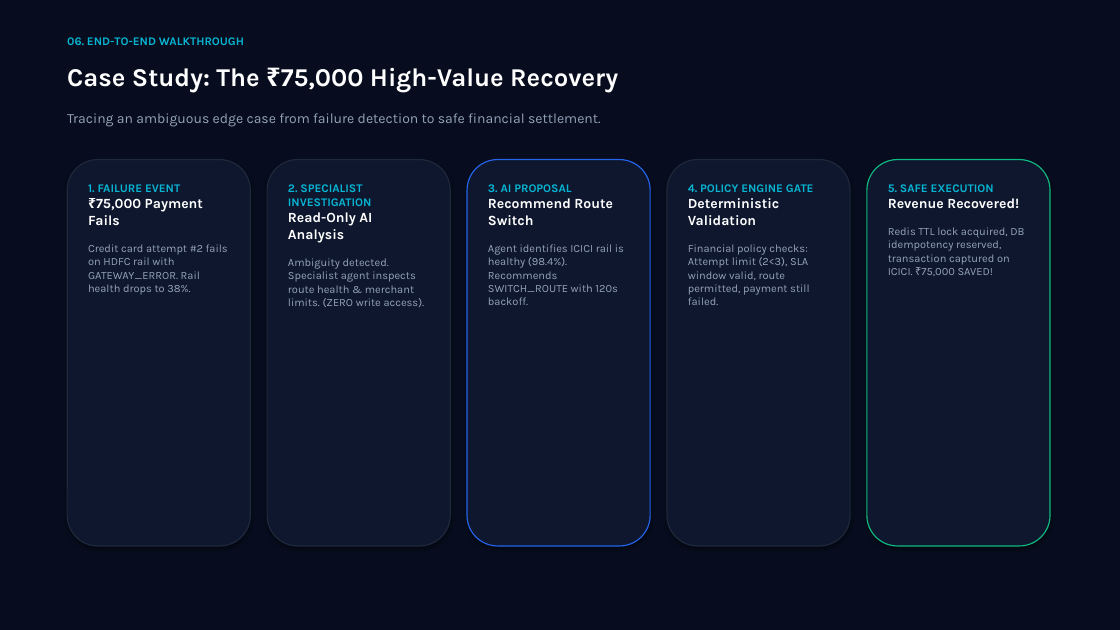
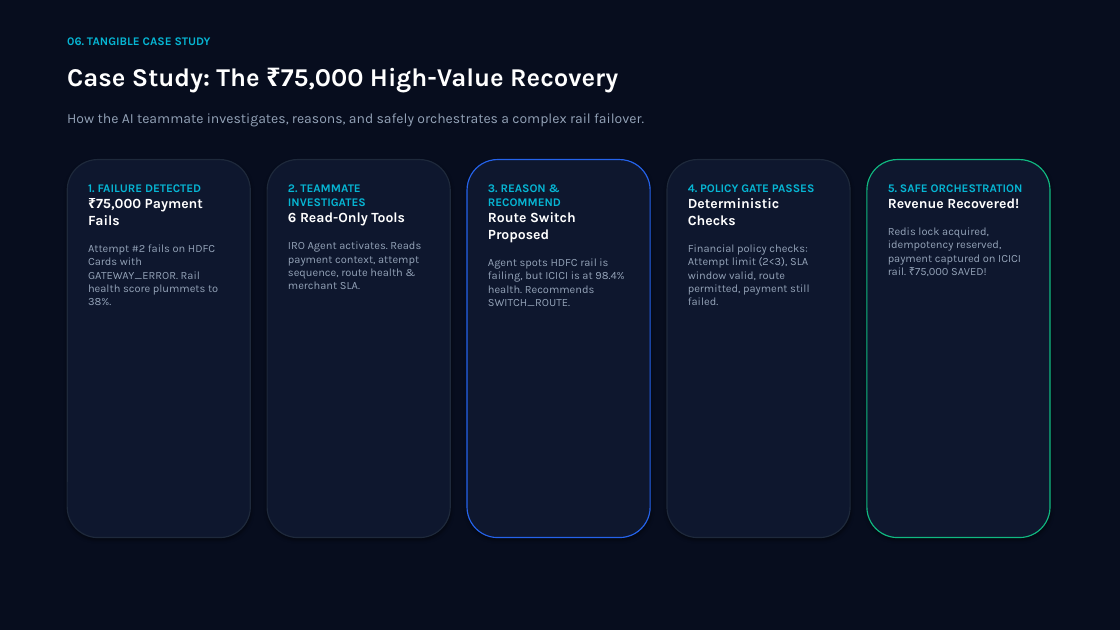
Before and after one commit to omdapke01/intelligent-recovery-orchestrator, a slide deck: slide 7 of IRO_Razorpay_Pitch_Deck.pptx. Drawn at 1120x630 pixels with LibreOffice and Linux fonts; fonts in the diff are those of the drawing. Boxes give left, top, right and bottom in pixels: in the first picture for what was removed or moved away, otherwise in the second. Text is boxed around its words. In the diff, an @@ line names an element or a change of style, - is before the commit and + after.

Commit message:
feat: Repackage IRO pitch deck for Track 3 Autonomous AI Teammates

```diff
--- a/IRO_Razorpay_Pitch_Deck.pptx
+++ b/IRO_Razorpay_Pitch_Deck.pptx
@@ text at [67, 37, 211, 45]: text changed @@
-06. END-TO-END WALKTHROUGH
+06. TANGIBLE CASE STUDY
@@ text at [67, 113, 644, 127]: text changed @@
-Tracing an ambiguous edge case from failure detection to safe financial settlement.
+How the AI teammate investigates, reasons, and safely orchestrates a complex rail failover.
@@ rounded rectangle: place and size @@
-rounded rectangle at [67, 160, 250, 546]
+rounded rectangle at [67, 160, 250, 538]
@@ rounded rectangle: place and size @@
-rounded rectangle at [267, 160, 450, 546]
+rounded rectangle at [267, 160, 450, 538]
@@ rounded rectangle: place and size @@
-rounded rectangle at [467, 160, 650, 546]
+rounded rectangle at [467, 160, 650, 538]
@@ rounded rectangle: place and size @@
-rounded rectangle at [667, 160, 850, 546]
+rounded rectangle at [667, 160, 850, 538]
@@ rounded rectangle: place and size @@
-rounded rectangle at [867, 160, 1050, 546]
+rounded rectangle at [867, 160, 1050, 538]
@@ text at [88, 184, 201, 192]: text changed @@
-1. FAILURE EVENT
+1. FAILURE DETECTED
@@ text at [288, 184, 421, 289]: text changed @@
-2. SPECIALIST INVESTIGATION
-Read-Only AI Analysis
-Ambiguity detected. Specialist agent inspects route health & merchant limits. (ZERO write access).
+2. TEAMMATE INVESTIGATES
+6 Read-Only Tools
+IRO Agent activates. Reads payment context, attempt sequence, route health & merchant SLA.
@@ text at [488, 184, 624, 306]: text changed @@
-3. AI PROPOSAL
-Recommend Route Switch
-Agent identifies ICICI rail is healthy (98.4%). Recommends SWITCH_ROUTE with 120s backoff.
+3. REASON & RECOMMEND
+Route Switch Proposed
+Agent spots HDFC rail is failing, but ICICI is at 98.4% health. Recommends SWITCH_ROUTE.
@@ text at [688, 184, 815, 225]: text changed @@
-4. POLICY ENGINE GATE
-Deterministic Validation
+4. POLICY GATE PASSES
+Deterministic Checks
@@ text at [888, 184, 1023, 192]: text changed @@
-5. SAFE EXECUTION
+5. SAFE ORCHESTRATION
@@ text at [888, 227, 1021, 276]: text changed @@
-Redis TTL lock acquired, DB idempotency reserved, transaction captured on ICICI. ₹75,000 SAVED!
+Redis lock acquired, idempotency reserved, payment captured on ICICI rail. ₹75,000 SAVED!
@@ text at [88, 244, 218, 305]: text changed @@
-Credit card attempt #2 fails on HDFC rail with GATEWAY_ERROR. Rail health drops to 38%.
+Attempt #2 fails on HDFC Cards with GATEWAY_ERROR. Rail health score plummets to 38%.
```
Also in this commit, not shown: 4 other slides changed, 5 slides added, 5 slides removed, 2 other files.
